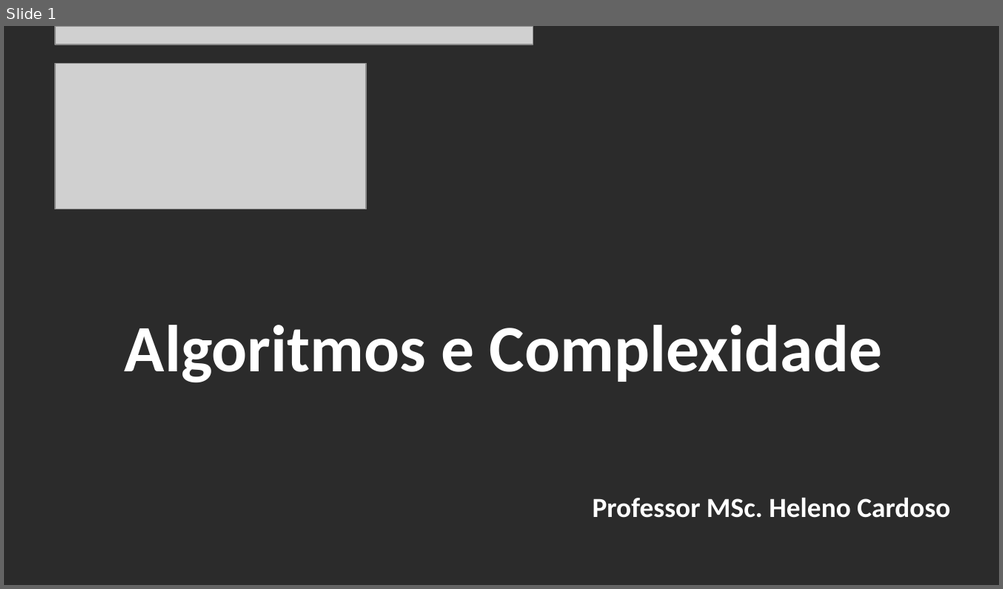
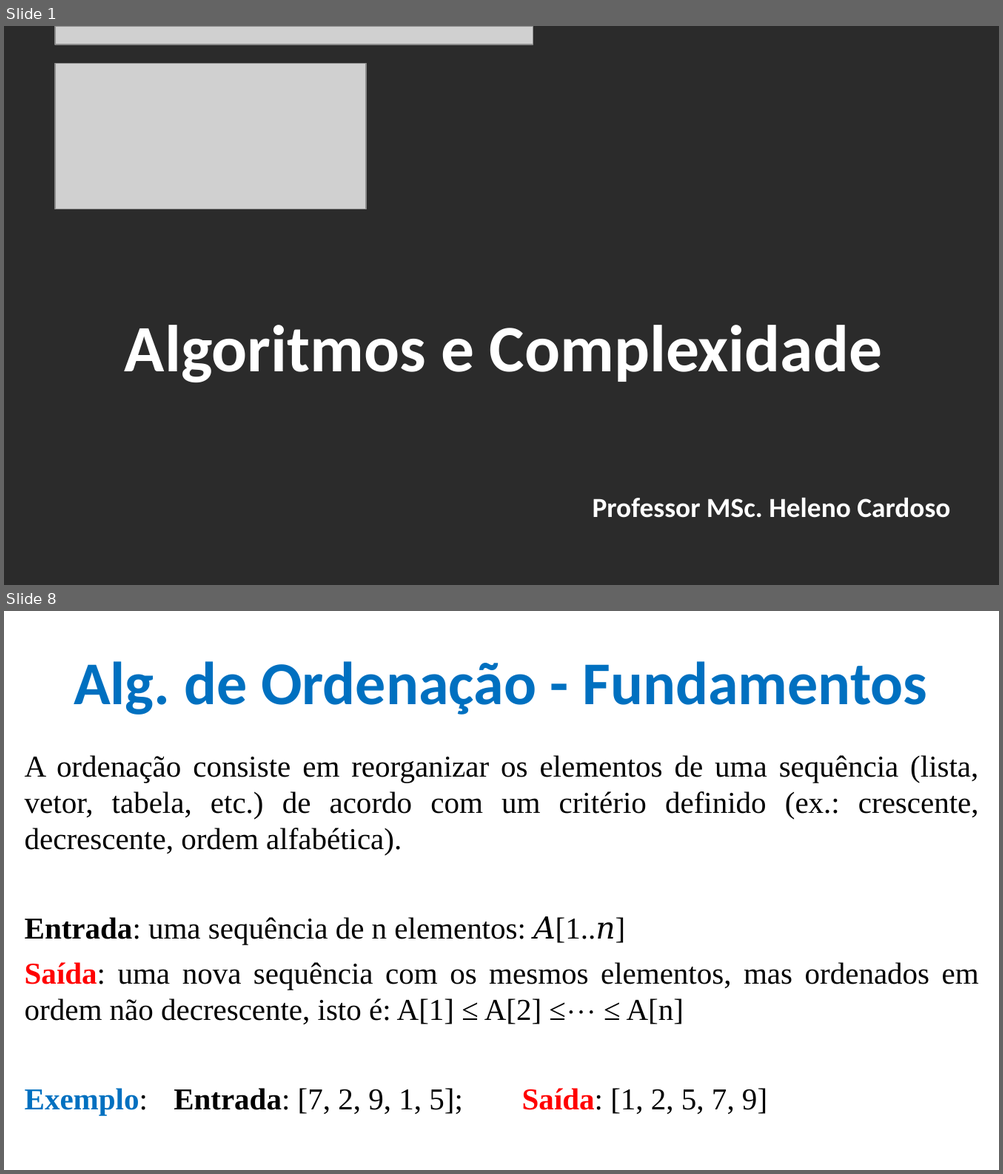
Before and after one commit to CloudEducationBrazil/WydenAlgoritmosEComplexidade, a slide deck: 01 Classes/Aula 04 - Algoritmos e Complexidade - Algoritmos de Ordenação.pptx. Shown one above the other, each under a label of ours: slide 1 before the commit, slides 1 and 8 after it; the slides between them are not shown. The pictures are 1003x589 and 1003x1174 pixels, drawn with LibreOffice and Linux fonts; fonts in the diff are those of the drawing; grey boxes stand for pictures; background and template pictures are left out; a plain dark background stands for a picture behind light text. Boxes give left, top, right and bottom in pixels: in the first picture for what was removed or moved away, otherwise in the second. Text is boxed around its words. In the diff, an @@ line names an element or a change of style, - is before the commit and + after.

Commit message:
Alg e Compl - Alg de Ordenação 01Set2025 ...

```diff
--- a/01 Classes/Aula 04 - Algoritmos e Complexidade - Algoritmos de Ordenação.pptx
+++ b/01 Classes/Aula 04 - Algoritmos e Complexidade - Algoritmos de Ordenação.pptx
@@ slide 8 added at (x1=4, y1=611, x2=999, y2=1170), background picture (left out) @@
@@ title added at (x1=74, y1=661, x2=928, y2=715), 44 pt, text #0070C0, bold @@
+Alg. de Ordenação - Fundamentos
@@ text added at (x1=25, y1=755, x2=979, y2=1116), 22 pt, text #000000 @@
+A ordenação consiste em reorganizar os elementos de uma sequência (lista, vetor, tabela, etc.) de acordo com um critério definido (ex.: crescente, decrescente, ordem alfabética).
+Entrada: uma sequência de n elementos: 𝐴[1..𝑛]
+Saída: uma nova sequência com os mesmos elementos, mas ordenados em ordem não decrescente, isto é: A[1] ≤ A[2] ≤⋯ ≤ A[n]
+Exemplo: Entrada: [7, 2, 9, 1, 5]; Saída: [1, 2, 5, 7, 9]
```
Also in this commit, not shown: 6 slides changed, 31 other slides added, 12 other files.
